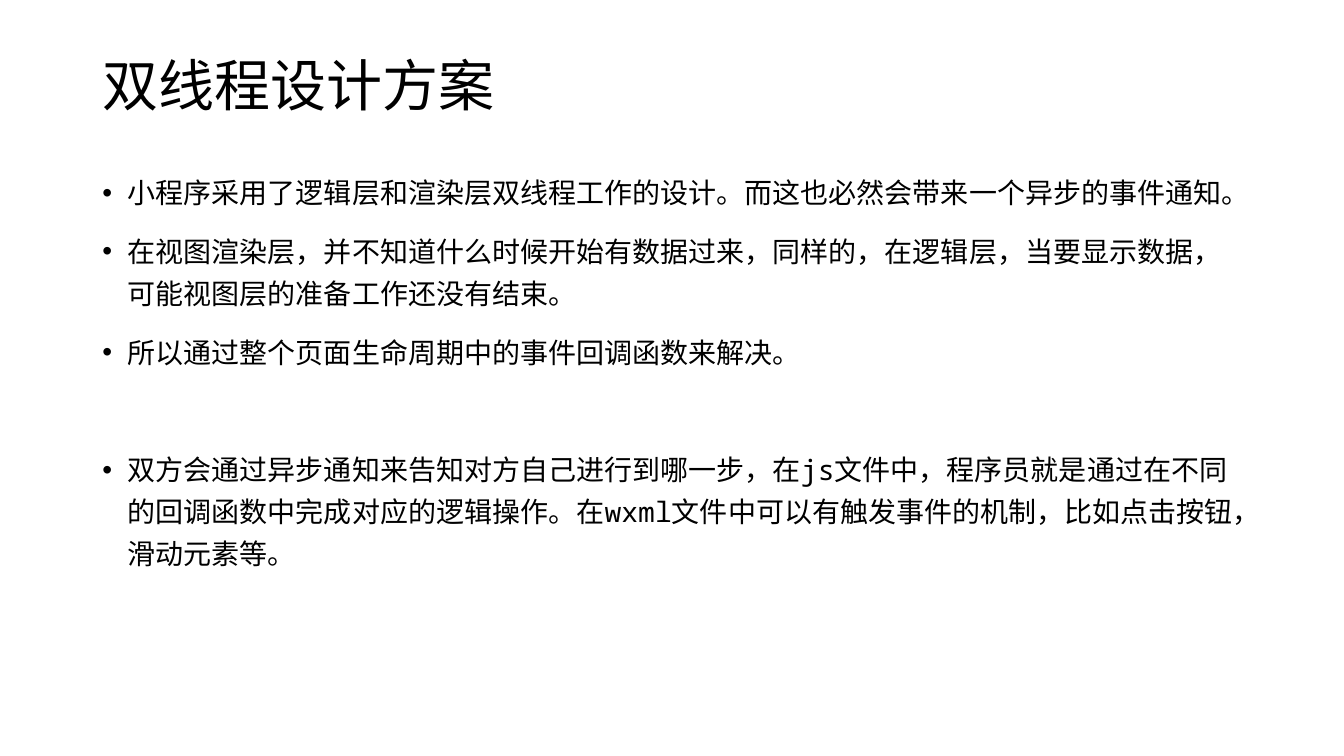
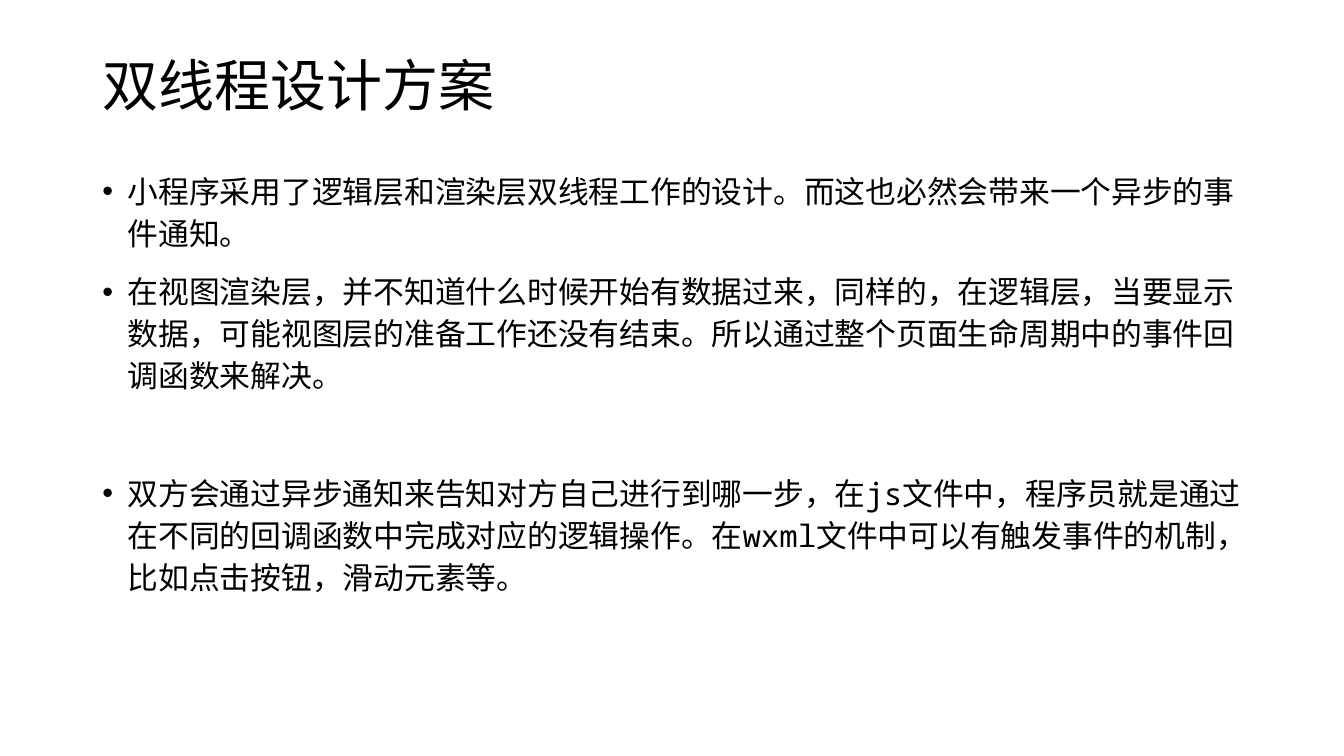
Before and after one commit to edu2act/course-wechat-and-miniprogram, a slide deck: slide 15 of materials/ch02/ch02-第一个小程序和相关说明.pptx. Drawn at 1344x756 pixels with LibreOffice and Linux fonts; fonts in the diff are those of the drawing. Boxes give left, top, right and bottom in pixels: in the first picture for what was removed or moved away, otherwise in the second. Text is boxed around its words. In the diff, an @@ line names an element or a change of style, - is before the commit and + after.

```diff
--- a/materials/ch02/ch02-第一个小程序和相关说明.pptx
+++ b/materials/ch02/ch02-第一个小程序和相关说明.pptx
@@ text at bbox=[128, 177, 1247, 592]: size 20 to 22 pt in "小程序采用了逻辑层和渲染层双线程工作的设计。而这也必然会带来一个异步的事件通知。", "双方会通过异步通知来告知对方自己进行到哪一步，在js文件中，程序员就是通过在不同的回调函数中完成对应的逻辑操作。在wxm ..." @@
@@ text at bbox=[128, 277, 1235, 390]: text changed; size 20 to 22 pt @@
-• 在视图渲染层，并不知道什么时候开始有数据过来，同样的，在逻辑层，当要显示数据，可能视图层的准备工作还没有结束。
-• 所以通过整个页面生命周期中的事件回调函数来解决。
+• 在视图渲染层，并不知道什么时候开始有数据过来，同样的，在逻辑层，当要显示数据，可能视图层的准备工作还没有结束。所以通过整个页面生命周期中的事件回调函数来解决。
```
Also in this commit, not shown: 8 other slides changed, 18 other files.
